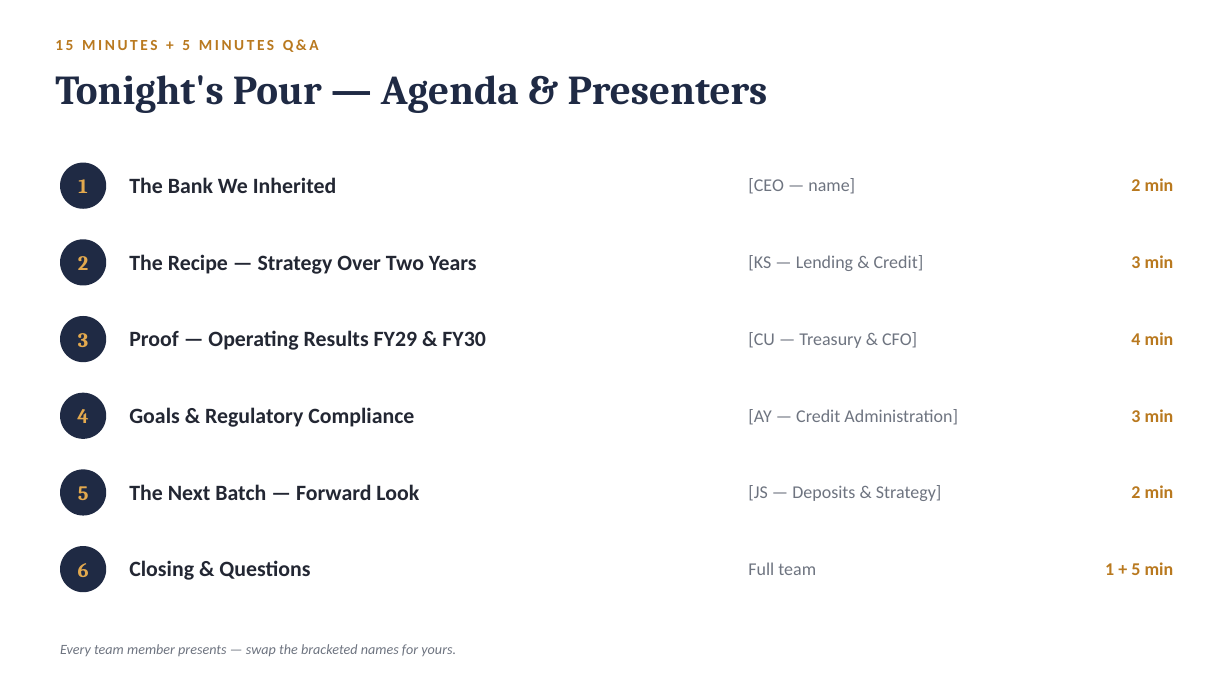
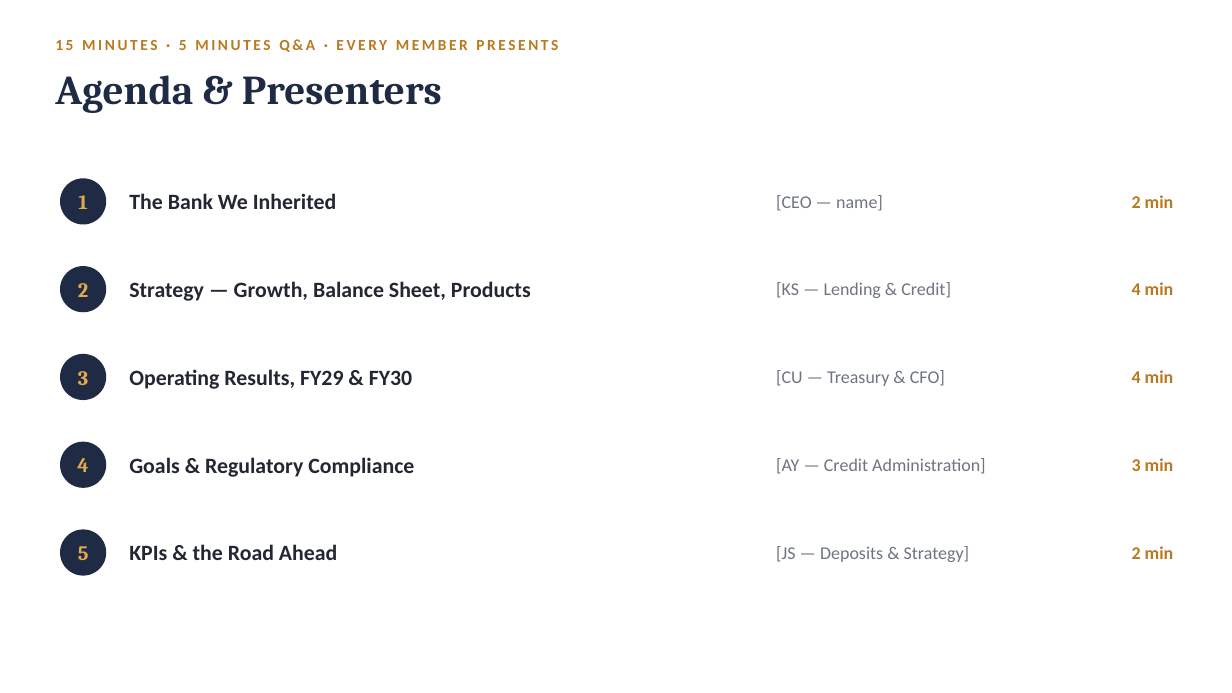
Before and after one commit to Drewger050/BankRole-SIM, a slide deck: slide 3 of docs/BOTB_Shareholder_Presentation.pptx. Drawn at 1232x693 pixels with LibreOffice and Linux fonts; fonts in the diff are those of the drawing. Boxes give left, top, right and bottom in pixels: in the first picture for what was removed or moved away, otherwise in the second. Text is boxed around its words. In the diff, an @@ line names an element or a change of style, - is before the commit and + after.

```diff
--- a/docs/BOTB_Shareholder_Presentation.pptx
+++ b/docs/BOTB_Shareholder_Presentation.pptx
@@ text at [55,39,558,52]: text changed @@
-15 MINUTES + 5 MINUTES Q&A
+15 MINUTES · 5 MINUTES Q&A · EVERY MEMBER PRESENTS
@@ text at [55,75,442,113]: text changed @@
-Tonight's Pour — Agenda & Presenters
+Agenda & Presenters
@@ text "1": place and size @@
-text "1" at [78,179,87,193]
+text "1" at [78,195,87,209]
@@ ellipse: place and size @@
-ellipse at [60,163,106,209]
+ellipse at [60,178,106,225]
@@ text "The Bank We Inherited": place and size @@
-text "The Bank We Inherited" at [129,177,336,193]
+text "The Bank We Inherited" at [129,193,336,209]
@@ text "[CEO — name]": place and size @@
-text "[CEO — name]" at [748,178,855,194]
+text "[CEO — name]" at [776,195,883,211]
@@ text "2 min": place and size @@
-text "2 min" at [1131,178,1174,191]
+text "2 min" at [1132,195,1174,208]
@@ text "2": place and size @@
-text "2" at [78,256,88,270]
+text "2" at [78,283,88,297]
@@ ellipse: place and size @@
-ellipse at [60,239,106,286]
+ellipse at [60,266,106,312]
@@ text "[KS — Lending & Credit]": place and size @@
-text "[KS — Lending & Credit]" at [748,255,924,271]
+text "[KS — Lending & Credit]" at [776,282,951,298]
@@ text at [129,281,531,301]: text changed @@
-The Recipe — Strategy Over Two Years
+Strategy — Growth, Balance Sheet, Products
@@ text at [1132,282,1174,295]: text changed @@
-3 min
+4 min
@@ text "3": place and size @@
-text "3" at [78,333,88,347]
+text "3" at [78,371,88,385]
@@ ellipse: place and size @@
-ellipse at [60,316,106,362]
+ellipse at [60,354,106,400]
@@ text "[CU — Treasury & CFO]": place and size @@
-text "[CU — Treasury & CFO]" at [748,332,917,348]
+text "[CU — Treasury & CFO]" at [776,370,945,386]
@@ text "4 min": place and size @@
-text "4 min" at [1131,332,1174,345]
+text "4 min" at [1132,370,1174,383]
@@ text at [129,369,412,389]: text changed @@
-Proof — Operating Results FY29 & FY30
+Operating Results, FY29 & FY30
@@ text "4": place and size @@
-text "4" at [77,409,88,423]
+text "4" at [77,458,88,472]
@@ ellipse: place and size @@
-ellipse at [60,393,106,439]
+ellipse at [60,442,106,488]
@@ text "Goals & Regulatory Compliance": place and size @@
-text "Goals & Regulatory Compliance" at [129,407,414,427]
+text "Goals & Regulatory Compliance" at [129,457,414,477]
@@ text "[AY — Credit Administration]": place and size @@
-text "[AY — Credit Administration]" at [748,409,958,425]
+text "[AY — Credit Administration]" at [776,458,986,474]
@@ text "3 min": place and size @@
-text "3 min" at [1131,409,1174,422]
+text "3 min" at [1132,458,1174,471]
@@ text "5": place and size @@
-text "5" at [78,486,89,500]
+text "5" at [78,546,89,560]
@@ ellipse: place and size @@
-ellipse at [60,470,106,516]
+ellipse at [60,530,106,576]
@@ text "[JS — Deposits & Strategy]": place and size @@
-text "[JS — Deposits & Strategy]" at [748,485,942,501]
+text "[JS — Deposits & Strategy]" at [776,546,970,562]
@@ text "2 min": place and size @@
-text "2 min" at [1131,485,1174,498]
+text "2 min" at [1132,546,1174,559]
@@ ellipse removed at [60,546,106,592] @@
@@ text removed at [78,563,89,577] @@
-6
@@ text at [129,544,337,560]: text changed @@
-The Next Batch — Forward Look
+KPIs & the Road Ahead
@@ text removed at [129,560,310,580] @@
-Closing & Questions
@@ text removed at [748,562,816,575] @@
-Full team
@@ text removed at [1105,562,1174,575] @@
-1 + 5 min
@@ text removed at [60,644,456,656] @@
-Every team member presents — swap the bracketed names for yours.
```
Also in this commit, not shown: 11 other slides changed, 4 slides added, 4 slides removed, 1 other file.
